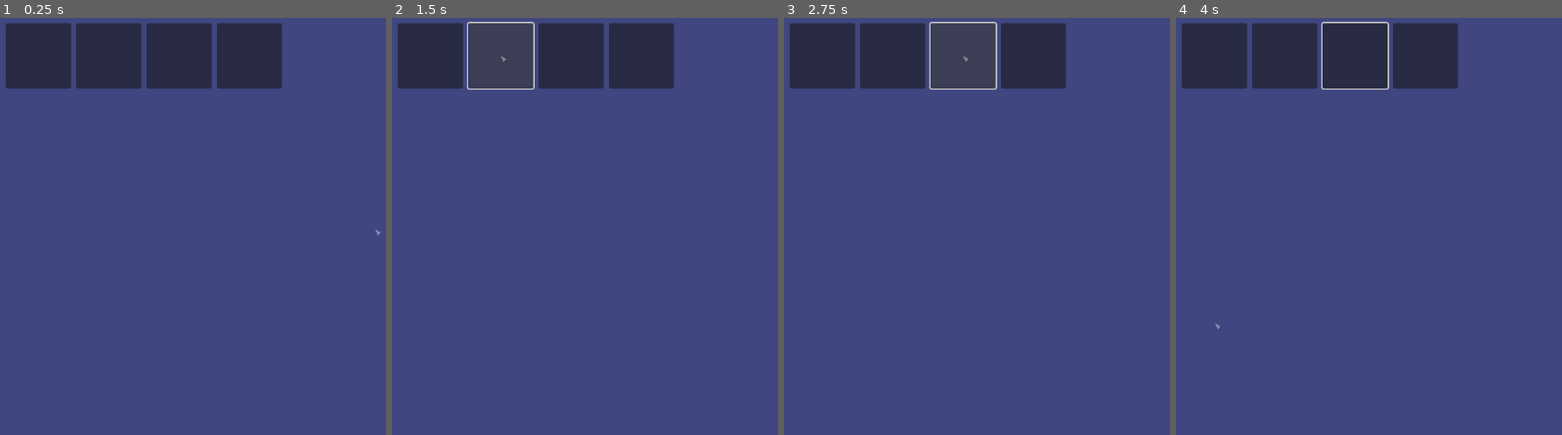
Above: before the commit, frames 1-4 (left to right).
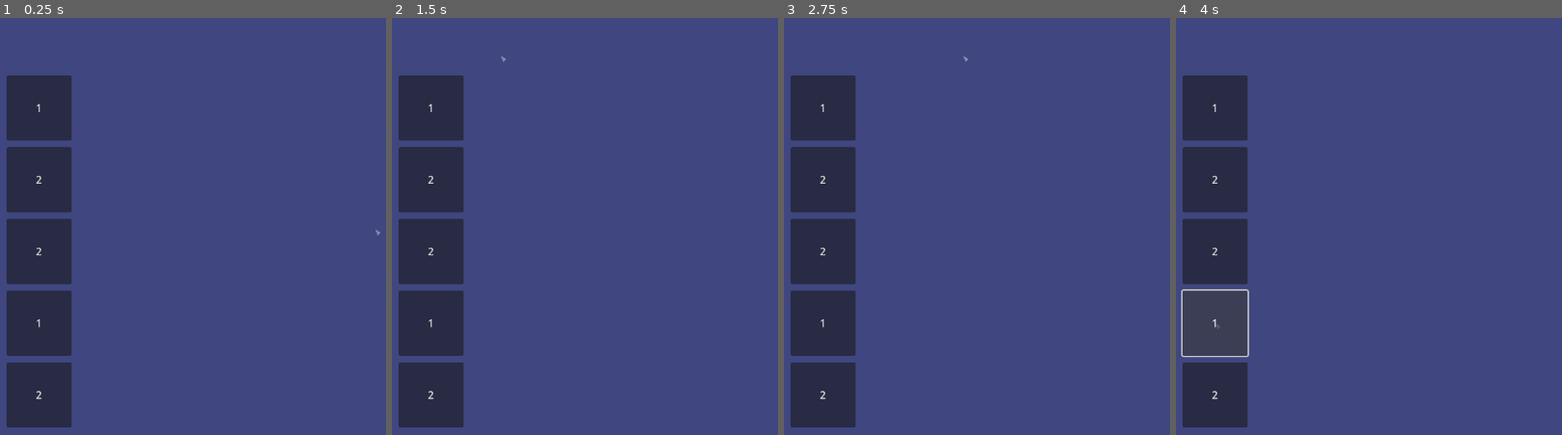
Above: after the commit, the same moments.

Repository: OleksandrLevchuk/Combine-Three
Game: Godot game, scene res://main.tscn
Two runs of this game, one before a commit and one after it. Both use one fixed random seed, a clock stepped at 60 frames per second and the inputs below.
Inputs (mouse positions are in pixels of both pictures, inside the frame that each line leads up to):
- Up to frame 1 (0.25 s): no input
- Up to frame 2 (1.5 s): click (430, 55) at 0.52 s; click (500, 55) at 1.27 s
- Up to frame 3 (2.75 s): click (961, 55) at 2.02 s
- Up to frame 4 (4 s): click (1214, 393) at 2.75 s, where only the run after the commit has a clickable "2"; click (1214, 322) at 3.5 s, where only the run after the commit has a clickable "1"

The runs differ from the first frame. In frame 1, 23% of the frame differs, in the area x 1-73%, y 1-99%; in frame 2, 23%; in frame 3, 23%; in frame 4, 23%, in the area x 1-73%, y 0-99%.

Commit message:
now the tiles are generated at the start

Diff:
--- a/main.tscn
+++ b/main.tscn
@@ -1,6 +1,25 @@
-[gd_scene load_steps=4 format=3 uid="uid://drjvpsepkhyqj"]
+[gd_scene load_steps=5 format=3 uid="uid://drjvpsepkhyqj"]
 
 [ext_resource type="PackedScene" uid="uid://cakkjmb01b3cp" path="res://tile.tscn" id="1_l7wyt"]
+
+[sub_resource type="GDScript" id="GDScript_1wurf"]
+resource_name = "main"
+script/source = "extends Control
+
+
+var column := [ 2, 1, 2, 2, 1 ]
+var tile_scene := preload(\"res://tile.tscn\")
+@onready var GRID_SIZE :int = tile_scene.instantiate().size.x + 10
+@onready var SCREEN_BOTTOM := DisplayServer.window_get_size().y
+
+
+func _ready():
+	for i in column.size():
+		var tile: Button = tile_scene.instantiate()
+		tile.text = str( column[i] )
+		add_child(tile)
+		tile.position = Vector2( 10, SCREEN_BOTTOM - GRID_SIZE * ( i+1 ) - 10 )
+"
 
 [sub_resource type="GDScript" id="GDScript_c442r"]
 script/source = "extends Polygon2D
@@ -30,30 +49,11 @@
 [node name="Main" type="Control"]
 layout_mode = 3
 anchors_preset = 0
+script = SubResource("GDScript_1wurf")
 metadata/_edit_lock_ = true
 
-[node name="Button4" parent="." instance=ExtResource("1_l7wyt")]
-layout_mode = 0
-offset_left = 9.0
-offset_top = 8.0
-offset_right = 109.0
-offset_bottom = 108.0
-
-[node name="Button5" parent="." instance=ExtResource("1_l7wyt")]
-layout_mode = 0
-offset_left = 117.0
-offset_top = 8.0
-offset_right = 217.0
-offset_bottom = 108.0
-
-[node name="Button6" parent="." instance=ExtResource("1_l7wyt")]
-layout_mode = 0
-offset_left = 225.0
-offset_top = 8.0
-offset_right = 325.0
-offset_bottom = 108.0
-
 [node name="Button7" parent="." instance=ExtResource("1_l7wyt")]
+visible = false
 layout_mode = 0
 offset_left = 333.0
 offset_top = 8.0
--- a/tile.tscn
+++ b/tile.tscn
@@ -35,6 +35,7 @@
 [node name="Button" type="Button" groups=["Tiles"]]
 offset_right = 100.0
 offset_bottom = 100.0
+text = "123"
 script = SubResource("GDScript_i7gq5")
 
 [connection signal="button_down" from="." to="." method="_on_button_down"]
Not shown, added: godot recording.avi
